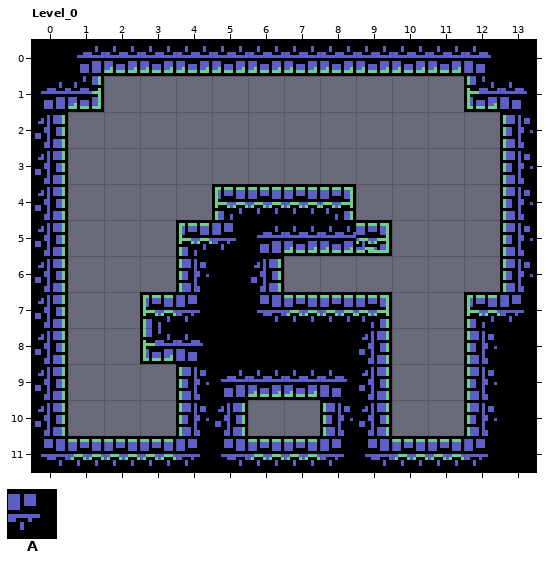
One commit to this LDtk project: src/assets/maps/test.ldtk. The first picture shows the starting point.
Cells are 12x12 px. Shown: Level_0 x 0..13, y 0..11.
Key: from "Walls": A 1.
_ is an empty cell.
Layers that did not change in this view are not listed.
Layer "Walls" before, first column x 0:
 0 AAAAAAAAAAAAAA
 1 AA__________AA
 2 A____________A
 3 A____________A
 4 A____AAAA____A
 5 A___AAAAAA___A
 6 A___AAA______A
 7 A__AAAAAAA__AA
 8 A__AAAAAAA__AA
 9 A___AAAAAA__AA
10 A___AA__AA__AA
11 AAAAAAAAAAAAAA
Once edited:
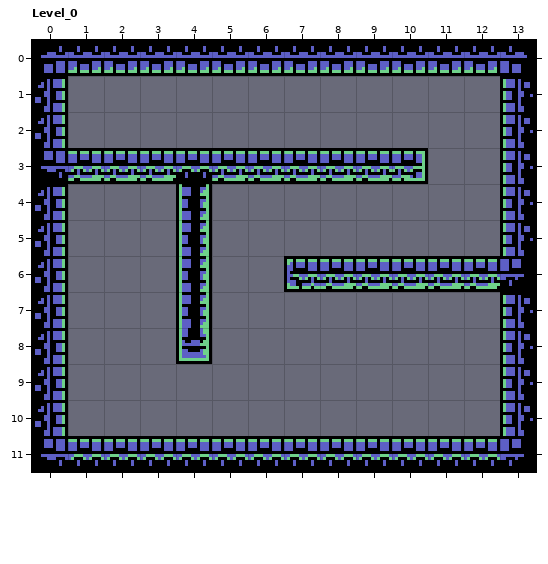
The exact change:
Layer "Walls":
y 1: x 1 A -> _; x 12 A -> _
y 3: x 1..10 __________ -> AAAAAAAAAA
y 4: x 4..8 _AAAA -> A____
y 5: x 5..9 AAAAA -> _____
y 6: x 5..12 AA______ -> __AAAAAA
y 7..8: x 3 A -> _; x 5..9 AAAAA -> _____; x 12 A -> _
y 9: x 4..9 AAAAAA -> ______; x 12 A -> _
y 10: x 4..5 AA -> __; x 8..9 AA -> __; x 12 A -> _
